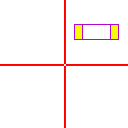
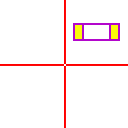
Layers edited between the first and the second (128, 128) image:
painted on "Background" over [64, 23, 120, 66]
